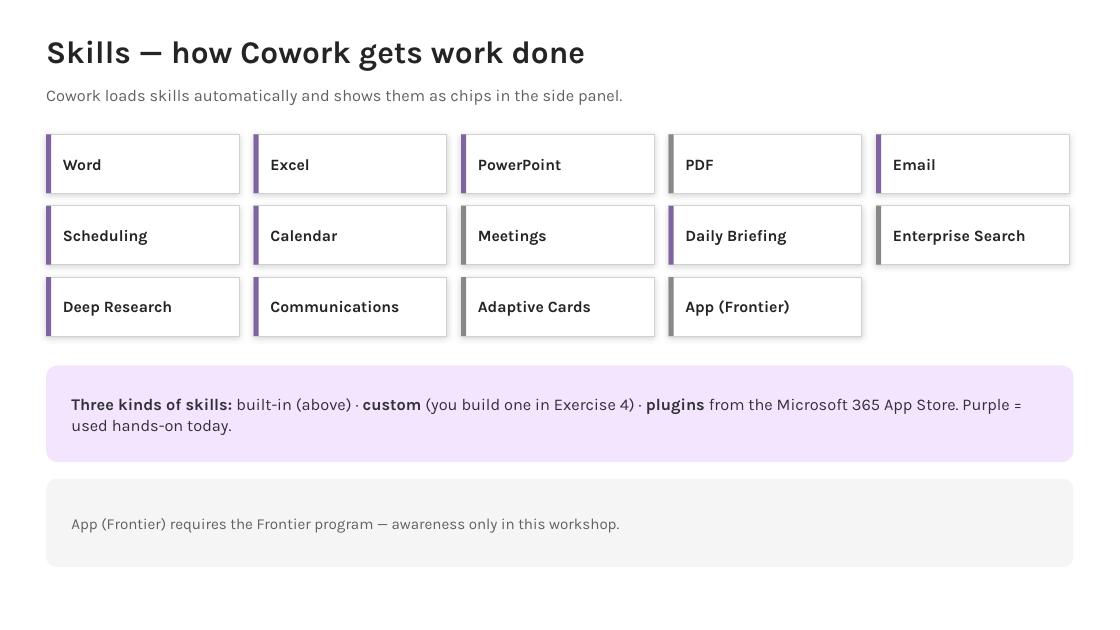
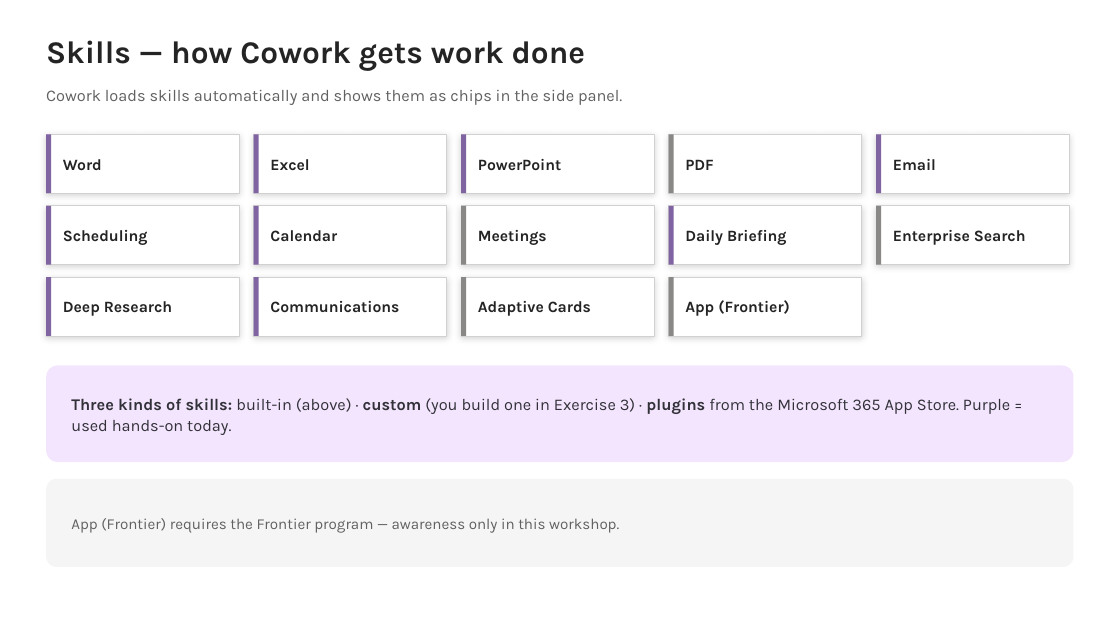
Before and after one commit to ragage/ai_hr_cowork_workshop, a slide deck: slide 13 of instructor/instructor-deck.pptx. Drawn at 1120x630 pixels with LibreOffice and Linux fonts; fonts in the diff are those of the drawing. Boxes give left, top, right and bottom in pixels: in the first picture for what was removed or moved away, otherwise in the second. Text is boxed around its words. In the diff, an @@ line names an element or a change of style, - is before the commit and + after.

```diff
--- a/instructor/instructor-deck.pptx
+++ b/instructor/instructor-deck.pptx
@@ text at box(71, 398, 1010, 435): text changed @@
-Three kinds of skills: built-in (above) · custom (you build one in Exercise 4) · plugins from the Microsoft 365 App Store. Purple = used hands-on today.
+Three kinds of skills: built-in (above) · custom (you build one in Exercise 3) · plugins from the Microsoft 365 App Store. Purple = used hands-on today.
```
Also in this commit, not shown: 43 other slides changed, 1 slide added, 55 other files.
